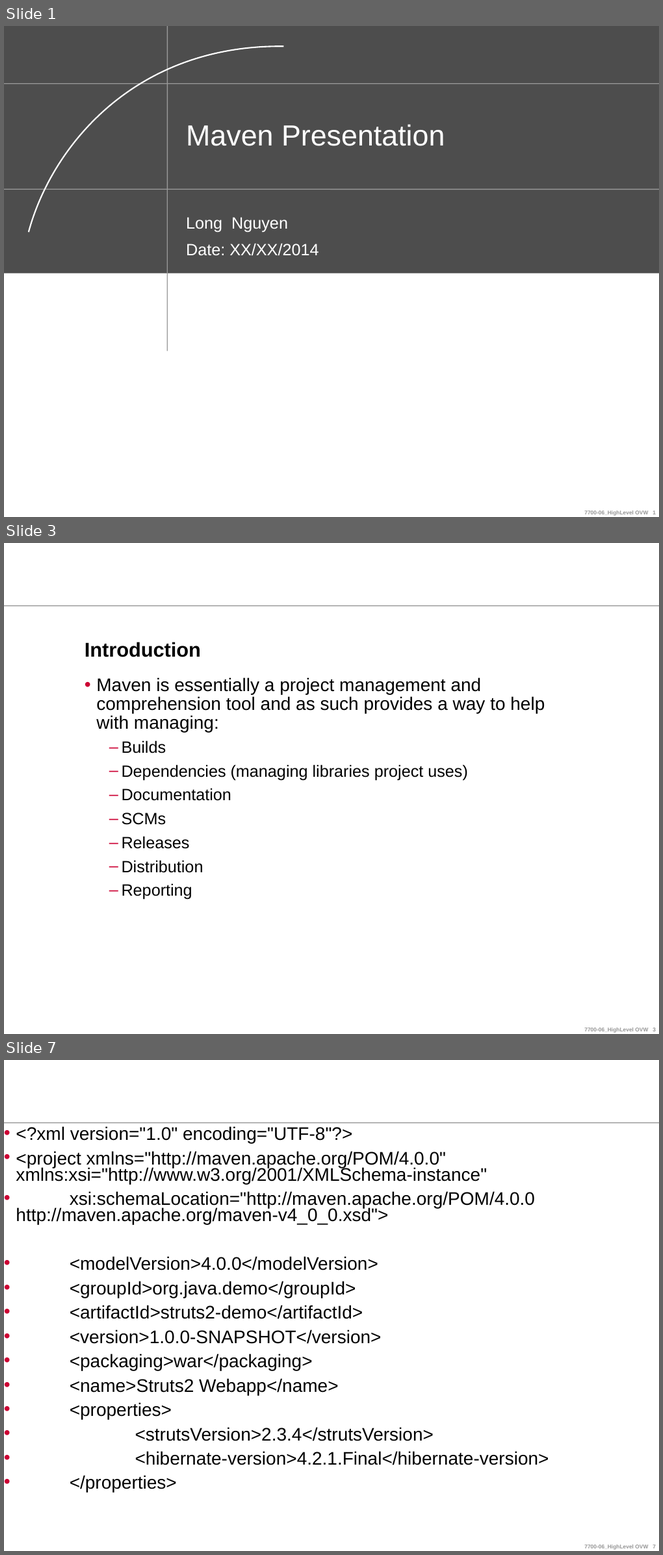
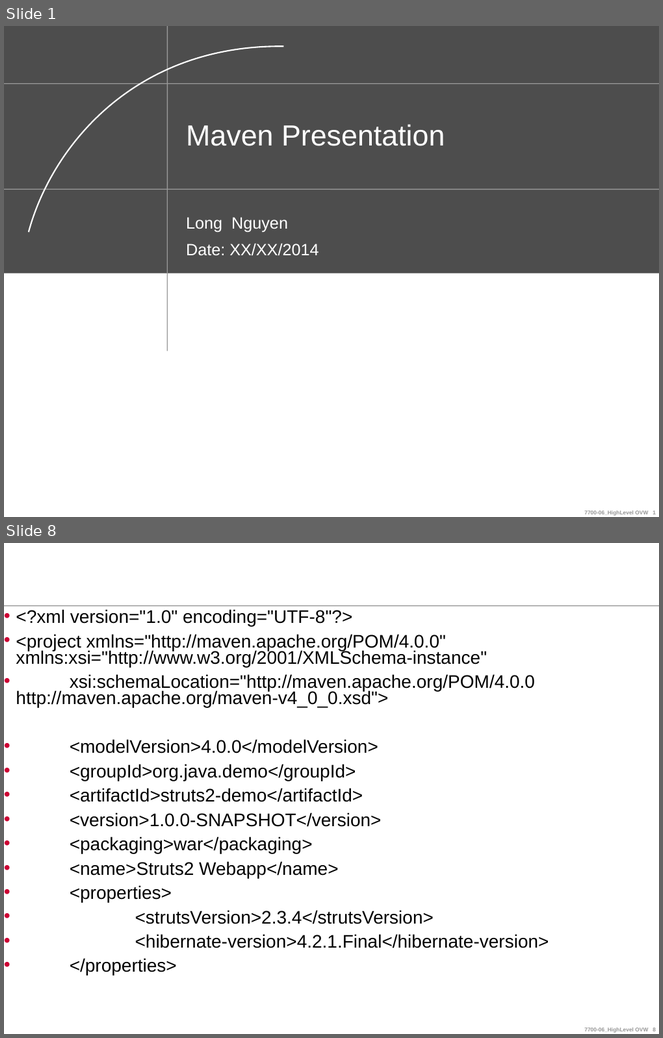
Before and after one commit to ndlongit/longnd-data, a slide deck: Document/Tutorial/[Presentation] Maven.ppt. Shown one above the other, each under a label of ours: slides 1, 3 and 7 before the commit, slides 1 and 8 after it; the slides between them are not shown. The pictures are 663x1555 and 663x1038 pixels, drawn with LibreOffice and Linux fonts; fonts in the diff are those of the drawing; background and template pictures are left out. Boxes give left, top, right and bottom in pixels: in the first picture for what was removed or moved away, otherwise in the second. Text is boxed around its words. In the diff, an @@ line names an element or a change of style, - is before the commit and + after.

```diff
--- a/Document/Tutorial/[Presentation] Maven.ppt
+++ b/Document/Tutorial/[Presentation] Maven.ppt
@@ slide 3 removed at (4,543,659,1034), background #FFFFFF; not listed: 2 template elements that a slide beside it also shows @@
@@ title removed at (85,642,201,657) @@
-Introduction
@@ text removed at (96,678,545,900) @@
-• Maven is essentially a project management and comprehension tool and as such provides a way to help with managing:
-  – Builds
-  – Dependencies (managing libraries project uses)
-  – Documentation
-  – SCMs
-  – Releases
-  – Distribution
-  – Reporting
@@ what was slide 7 is now slide 8 @@
```
Also in this commit, not shown: 3 slides changed, 6 slides added, 1 other slide removed.
